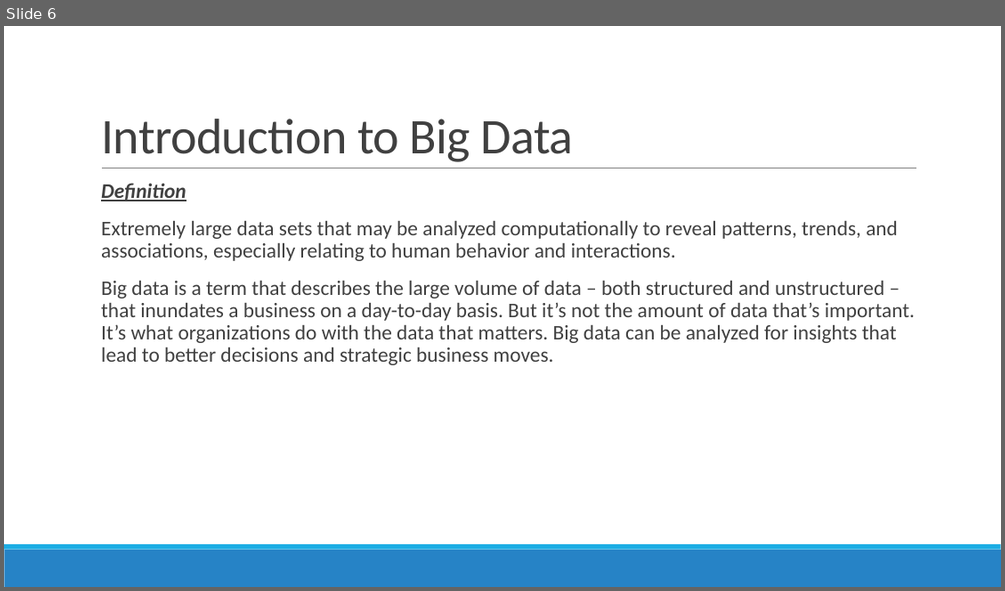
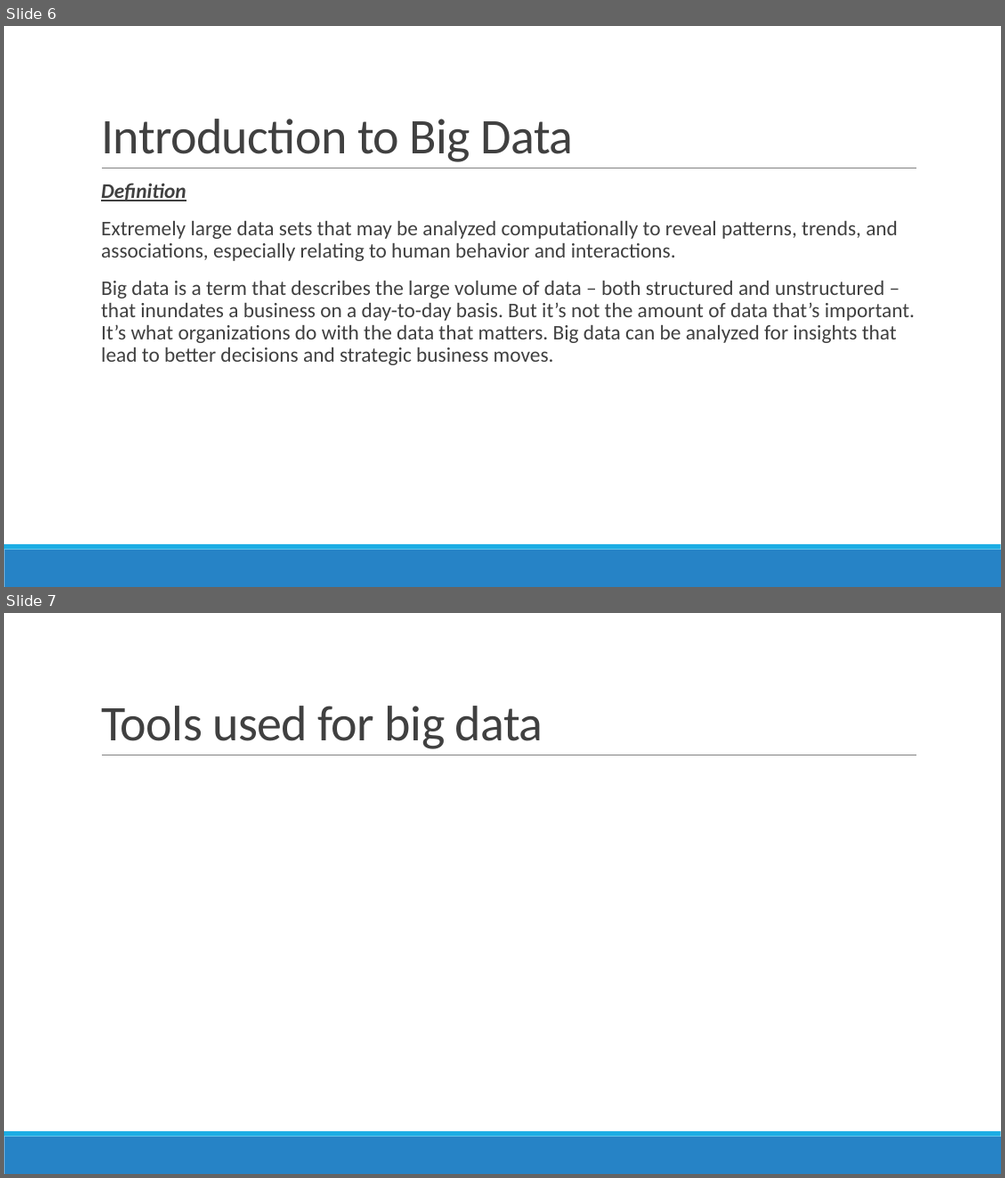
Before and after one commit to DistributedSystems-Fall2018-NEDUET/project-dist_sys, a slide deck: Project Interim Submission/Generic DS Framework.pptx. Shown one above the other, each under a label of ours: slide 6 before the commit, slides 6 and 7 after it. The pictures are 1005x591 and 1005x1178 pixels, drawn with LibreOffice and Linux fonts; fonts in the diff are those of the drawing. Boxes give left, top, right and bottom in pixels: in the first picture for what was removed or moved away, otherwise in the second. Text is boxed around its words. In the diff, an @@ line names an element or a change of style, - is before the commit and + after.

```diff
--- a/Project Interim Submission/Generic DS Framework.pptx
+++ b/Project Interim Submission/Generic DS Framework.pptx
@@ slide 7 added at (4, 613, 1001, 1174), background #FFFFFF; not listed: 3 template elements that a slide beside it also shows @@
@@ title added at (101, 706, 543, 749), 48 pt, text #404040 @@
+Tools used for big data
```
Also in this commit, not shown: 1 slide changed.
